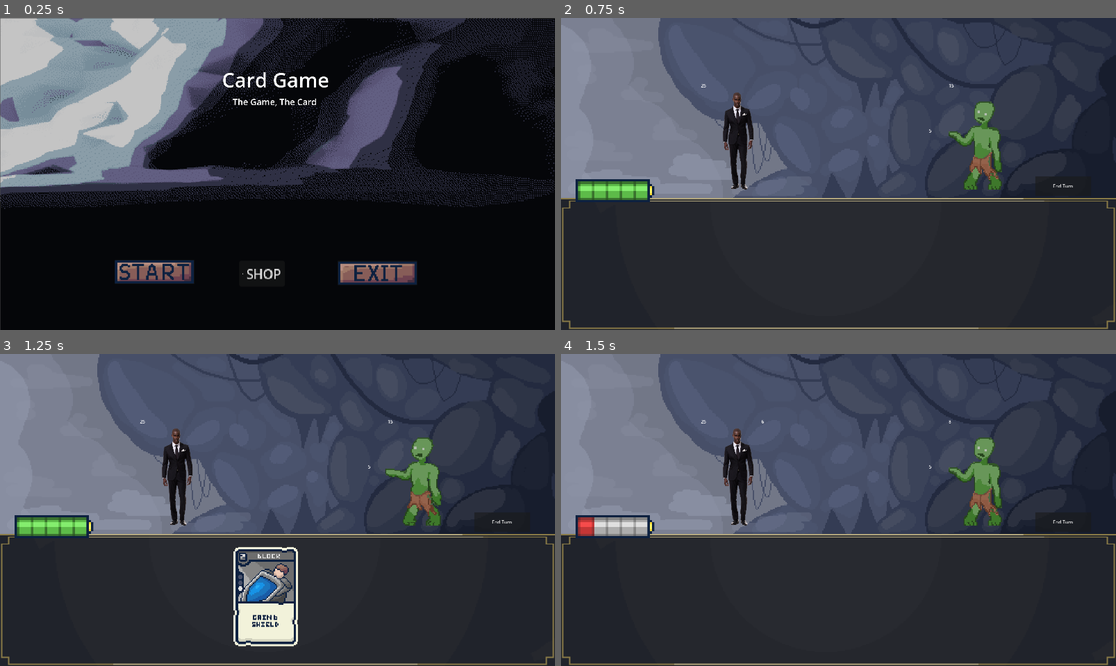
Above: before the commit, frames 1-4 (two rows, left to right).
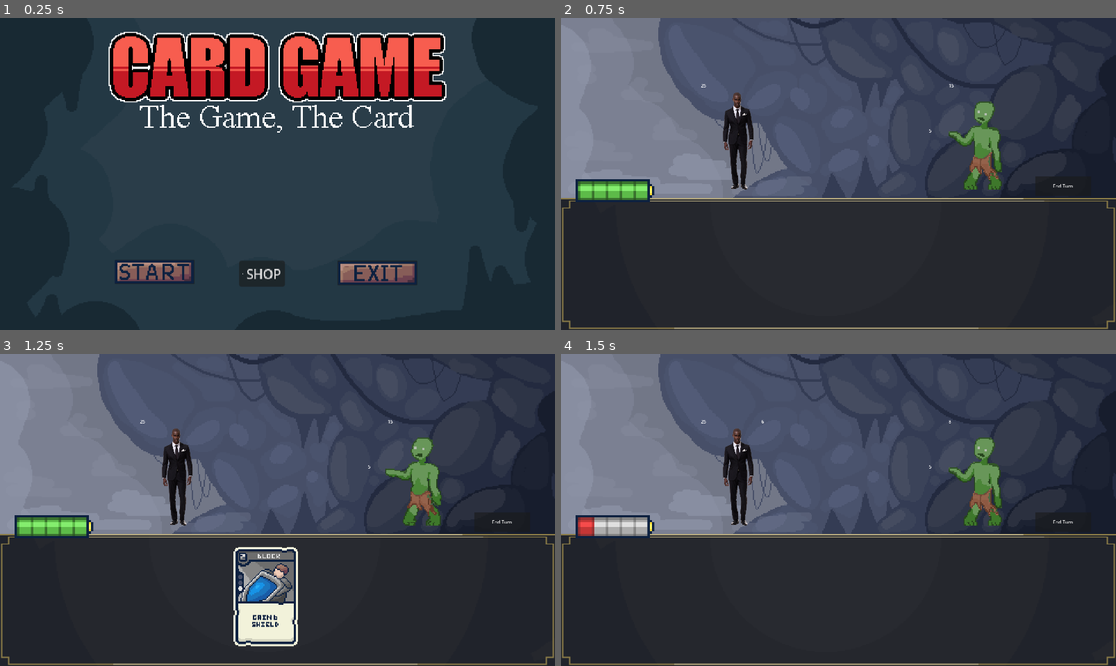
Above: after the commit, the same moments.

Repository: Fredeblok0912/Card_game
Game: Godot game, scene res://menu.tscn
The game is run twice, just before and just after one commit, with the same random seed, the same clock (stepped at 60 frames per second) and the same inputs.
Inputs (mouse positions are in pixels of both pictures, inside the frame that each line leads up to):
- Up to frame 1 (0.25 s): no input
- Up to frame 2 (0.75 s): click (716, 270) at 0.5 s
- Up to frame 3 (1.25 s): no input
- Up to frame 4 (1.5 s): move the mouse to (827, 597) at 1.27 s; hold Up (ui_up) from 1.28 s (still down); click (827, 597) at 1.42 s

The runs differ from the first frame. In frame 1, 87% of the frame differs, in the area x 0-100%, y 0-100%; in frame 2, nothing differs; in frame 3, nothing differs; in frame 4, nothing differs.

Commit message:
Titlescreen background added

Diff:
--- a/menu.tscn
+++ b/menu.tscn
@@ -1,10 +1,11 @@
-[gd_scene load_steps=19 format=3 uid="uid://dk7bxyfwb45n0"]
+[gd_scene load_steps=20 format=3 uid="uid://dk7bxyfwb45n0"]
 
 [ext_resource type="Script" uid="uid://62cnljsoecj2" path="res://menu.gd" id="1_ouk20"]
 [ext_resource type="Texture2D" uid="uid://dnmx0jymtp3ru" path="res://Art/Buttons3.png" id="2_ytr4m"]
 [ext_resource type="Texture2D" uid="uid://bfo206hf1jh5x" path="res://Art/Buttons1.png" id="3_l48gv"]
 [ext_resource type="Texture2D" uid="uid://klblt1tf7rb0" path="res://Art/Background.png" id="4_ecwwl"]
 [ext_resource type="Script" uid="uid://ci3kfbyim8dem" path="res://Background animation.gd" id="5_kk3ma"]
+[ext_resource type="Texture2D" uid="uid://b8akc76lo2hba" path="res://Art/menu.png" id="6_l48gv"]
 
 [sub_resource type="LabelSettings" id="LabelSettings_ytr4m"]
 line_spacing = 6.0
@@ -115,6 +116,7 @@
 texture = ExtResource("3_l48gv")
 
 [node name="Label" type="Label" parent="."]
+visible = false
 offset_left = 768.0
 offset_top = 166.0
 offset_right = 1139.0
@@ -123,6 +125,7 @@
 label_settings = SubResource("LabelSettings_ytr4m")
 
 [node name="Label2" type="Label" parent="."]
+visible = false
 offset_left = 805.0
 offset_top = 269.0
 offset_right = 1096.0
@@ -131,6 +134,7 @@
 label_settings = SubResource("LabelSettings_l48gv")
 
 [node name="Background_sprite" type="AnimatedSprite2D" parent="."]
+visible = false
 z_index = -10
 position = Vector2(961, 541)
 scale = Vector2(3.33333, 3.33333)
@@ -146,6 +150,12 @@
 text = "SHOP"
 icon = SubResource("CanvasTexture_ytr4m")
 
+[node name="New Background Sprite" type="Sprite2D" parent="."]
+z_index = -10
+position = Vector2(960, 540)
+scale = Vector2(4, 4)
+texture = ExtResource("6_l48gv")
+
 [connection signal="pressed" from="Button2" to="." method="_on_button_2_pressed"]
 [connection signal="pressed" from="Button" to="." method="_on_button_pressed"]
 [connection signal="pressed" from="Button3" to="." method="_on_button_3_pressed"]
Binary file added: Art/menu.png
Not shown, added: Art/menu.png.import
Binary file added: menu.png
Not shown, added: menu.png.import
